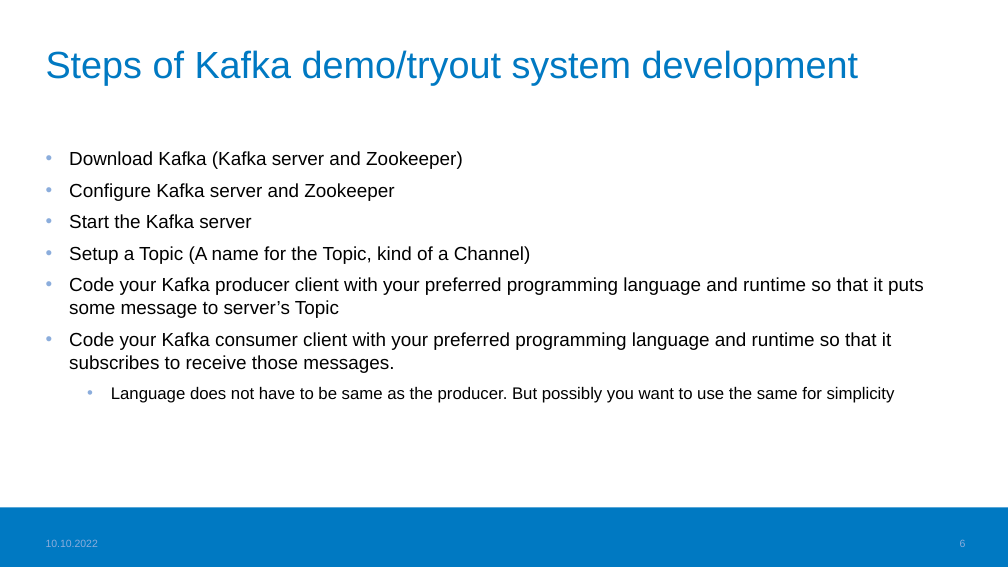
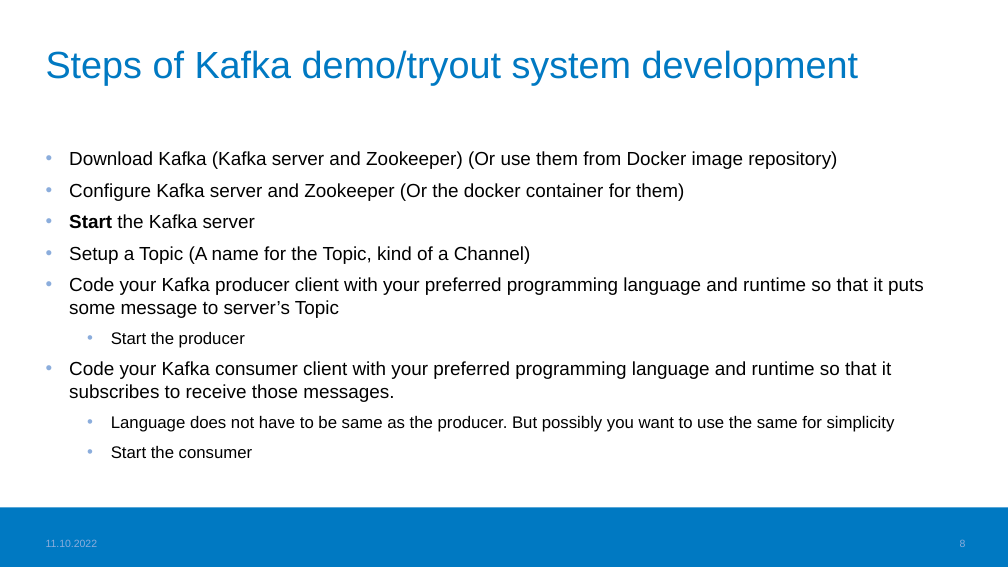
Before and after one commit to haagahelia/ohke-teknologiat, a slide deck: slide 8 of 06_ohjelmistoarkkitehtuurit_ja_patternit/ApacheKafka_DistributedEventStreamOrBroker.pptx (slide 6 before the commit). Drawn at 1008x567 pixels with LibreOffice and Linux fonts; fonts in the diff are those of the drawing; background and template pictures are left out. Boxes give left, top, right and bottom in pixels: in the first picture for what was removed or moved away, otherwise in the second. Text is boxed around its words. In the diff, an @@ line names an element or a change of style, - is before the commit and + after.

Commit message:
Kafka-materiaalia lisätty, samoin kolme arkkitehtuurin periaatekuvaa

```diff
--- a/06_ohjelmistoarkkitehtuurit_ja_patternit/ApacheKafka_DistributedEventStreamOrBroker.pptx
+++ b/06_ohjelmistoarkkitehtuurit_ja_patternit/ApacheKafka_DistributedEventStreamOrBroker.pptx
@@ text at (69, 151, 837, 201): text changed @@
-• Download Kafka (Kafka server and Zookeeper)
-• Configure Kafka server and Zookeeper
+• Download Kafka (Kafka server and Zookeeper) (Or use them from Docker image repository)
+• Configure Kafka server and Zookeeper (Or the docker container for them)
@@ text at (69, 214, 255, 229): bold on in "Start" @@
@@ text at (111, 332, 245, 348): paragraph added @@
+  • Start the producer
@@ text at (111, 446, 253, 458): paragraph added @@
+  • Start the consumer
@@ text at (46, 539, 98, 547): text changed @@
-10.10.2022
+11.10.2022
```
Also in this commit, not shown: 6 other slides changed, 2 slides added, 3 other files.
